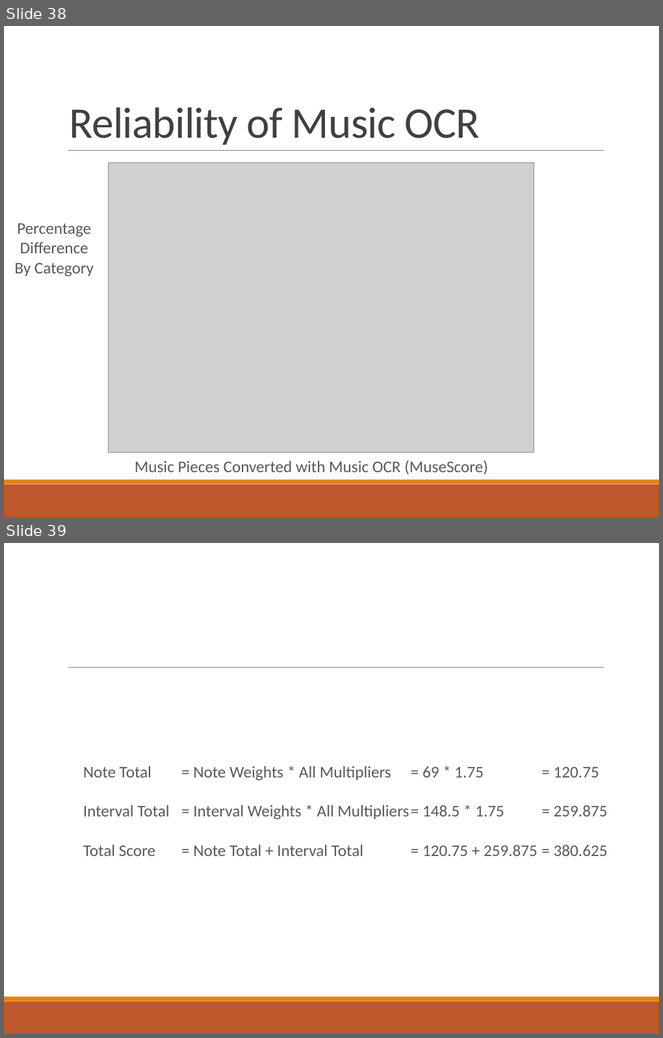
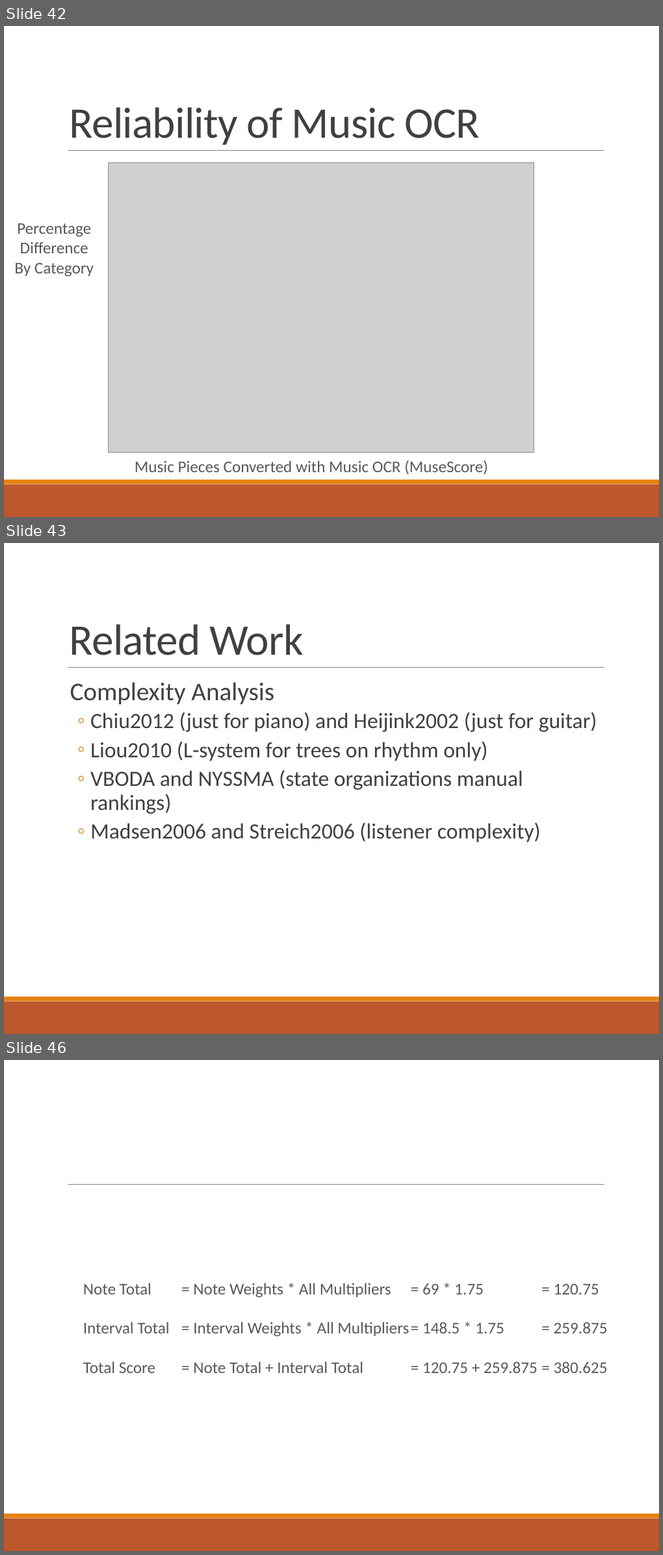
Before and after one commit to xwsxethan/MusicScoring, a slide deck: Documents/Thesis/ThesisDissertation.pptx. Shown one above the other, each under a label of ours: slides 38 and 39 before the commit, slides 42, 43 and 46 after it; the slides between them are not shown. The pictures are 663x1038 and 663x1555 pixels, drawn with LibreOffice and Linux fonts; fonts in the diff are those of the drawing; grey boxes stand for pictures. Boxes give left, top, right and bottom in pixels: in the first picture for what was removed or moved away, otherwise in the second. Text is boxed around its words. In the diff, an @@ line names an element or a change of style, - is before the commit and + after.

Commit message:
Updating slides with related work section at the end and more in depth proof of concept slides to cover the implementation.
Related to xwsxethan/MusicScoring#103

```diff
--- a/Documents/Thesis/ThesisDissertation.pptx
+++ b/Documents/Thesis/ThesisDissertation.pptx
@@ slide 43 added at <box>4,543,659,1034</box>, background #FFFFFF; not listed: 3 template elements that a slide beside it also shows @@
@@ title added at <box>70,624,304,655</box>, 48 pt, text #404040 @@
+Related Work
@@ text added at <box>70,682,597,843</box>, 24 pt, text #404040 @@
+  Complexity Analysis
+  ◦ Chiu2012 (just for piano) and Heijink2002 (just for guitar)
+  ◦ Liou2010 (L-system for trees on rhythm only)
+  ◦ VBODA and NYSSMA (state organizations manual rankings)
+  ◦ Madsen2006 and Streich2006 (listener complexity)
@@ what was slide 38 is now slide 42 @@
@@ what was slide 39 is now slide 46 @@
```
Also in this commit, not shown: 1 slide changed, 6 other slides added, 1 other file.
